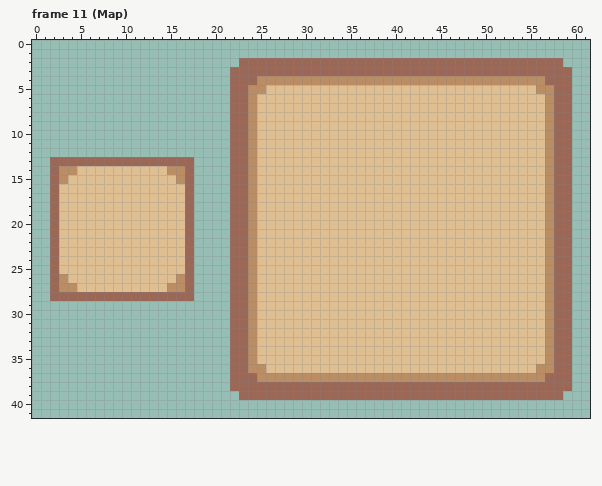
One commit to this pixel-art file: Personal_Roberto/ASEPRITE/5. Menú/ItemsUI/Items.aseprite. Above, as it was before the edit.
62x42 pixels, 12 frames. Shown: frame 11 (Map).
After the commit:
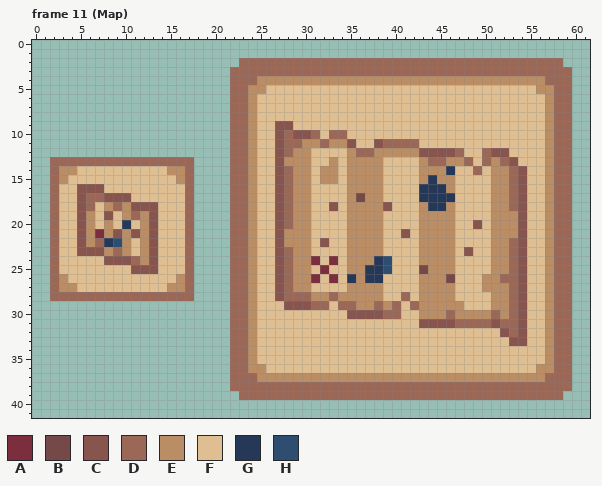
Palette (. is transparent): A #7b2e3d  B #754947  C #88544e  D #9b6757  E #bb8d64  F #dfbf92  G #263857  H #2d4e71
Difference:
Changed rows in their new state; - is an unchanged pixel.
Frame 11 (Map), layers "Items Zoom", "Items Tiny":
first column x 5:
 9 ----------------------CC--------------------------
10 ----------------------CDCCD-DD--------------------
11 ----------------------CDDEEDEEC--CDDDD------------
12 ----------------------CDEE----EDDEEEEECCCCD--DCC--
13 ----------------------CEEE--E-EEEE----EDDEED-DEDC-
14 ----------------------CDEE-EE-EEEE----EEEG--D-EEDC
15 ----------------------CDEE-EE-EEEE----EGEE----EEDC
16 CCC-------------------CDEE----EEEE----GGGE----EEDC
17 CDDCCC----------------CDEE----EBEE----GGGG----EEDC
18 CD-EDECCC-------------CDEE--C-EEEEC---EGGE----EEDC
19 CE-C-EDEC-------------CDEE----EEEE----EEEE----EEEC
20 CE-E-G-EC-------------CDEE----EEEE----EEEE--C-EEEC
21 CEAECECEC-------------CEEE----EEEE--C-EEEE----EEEC
22 CEDGHE-EC-------------CEEE-C--EEEE----EEEE----EEDC
23 CCCEDE-EC-------------CDEE----EEEE----EEEE-C--EEDC
24 ---CCCDEC-------------CDEEA-A-EEEGH---EEEE----EEDC
25 ------CCC-------------CDEE-A--EEGGH---BEEE----EEDC
26 ----------------------CDEEA-A-GEGG----EEEB---EEDDC
27 ----------------------CDEE----EEEE----EEEE---EEEDC
28 ----------------------CDDDEEDEEEEE--D-EEEE----EEDC
29 -----------------------CCCDD-DDEEDED-DEEEEE---EEDC
30 ------------------------------CCCCDD--EEEDEEEEDEDC
31 --------------------------------------CCCCDDDDCDDC
32 -----------------------------------------------CDC
33 ------------------------------------------------CC
